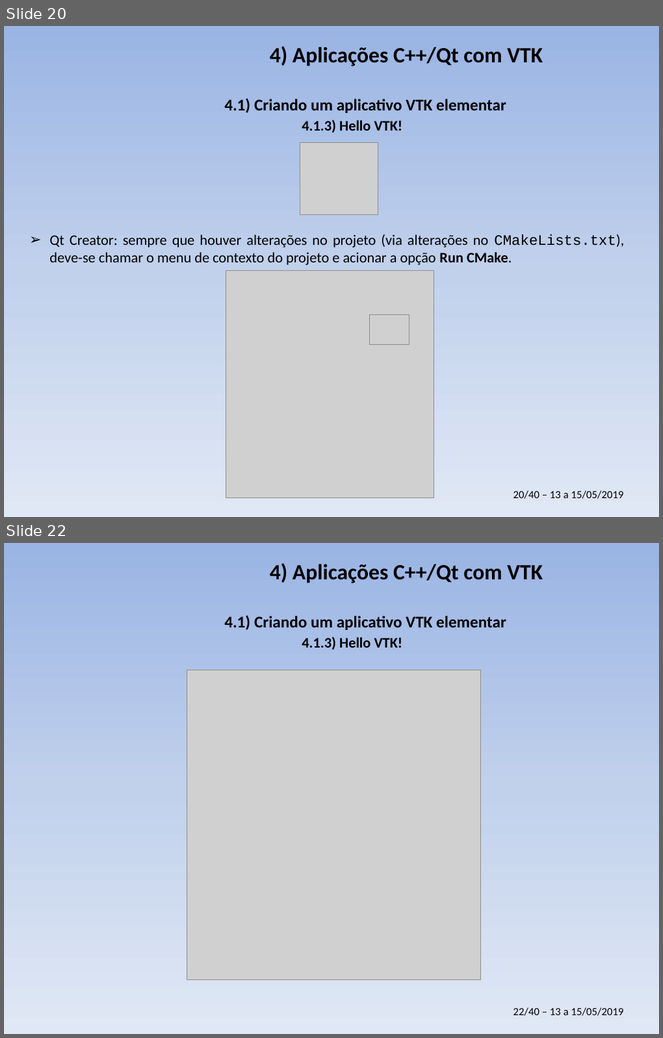
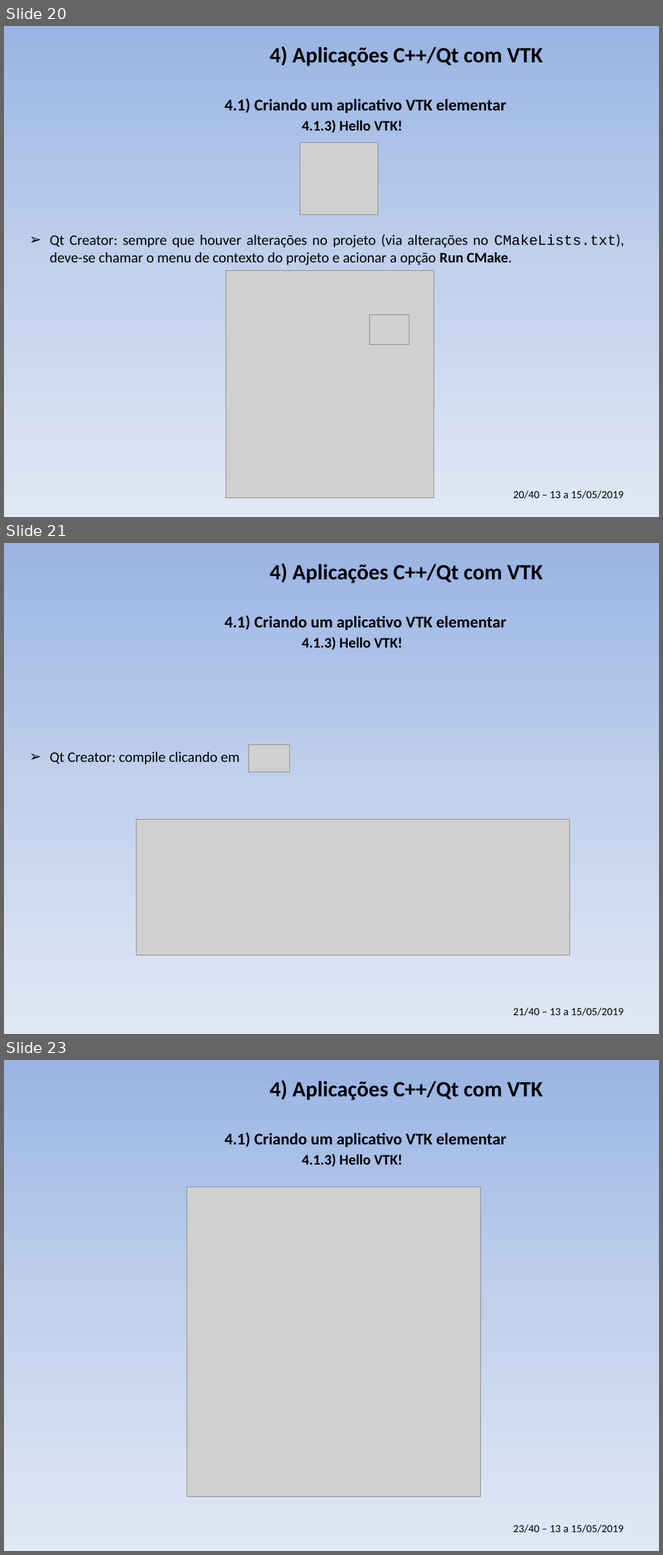
Before and after one commit to PauloCarvalhoRJ/cursoVTKgeo, a slide deck: aulas_3dias/slides_3dias.pptx. Shown one above the other, each under a label of ours: slides 20 and 22 before the commit, slides 20, 21 and 23 after it; the slides between them are not shown. The pictures are 663x1038 and 663x1555 pixels, drawn with LibreOffice and Linux fonts; fonts in the diff are those of the drawing; grey boxes stand for pictures; background and template pictures are left out. Boxes give left, top, right and bottom in pixels: in the first picture for what was removed or moved away, otherwise in the second. Text is boxed around its words. In the diff, an @@ line names an element or a change of style, - is before the commit and + after.

```diff
--- a/aulas_3dias/slides_3dias.pptx
+++ b/aulas_3dias/slides_3dias.pptx
@@ slide 21 added at bbox=[4, 543, 659, 1034], background gradient #9AB5E4 to #C2D1ED to #E1E8F5; not listed: 1 template element that a slide beside it also shows @@
@@ title added at bbox=[270, 563, 543, 583], 24 pt, text #000000, bold @@
+4) Aplicações C++/Qt com VTK
@@ text added at bbox=[224, 615, 506, 630], 18 pt, text #000000, bold @@
+4.1) Criando um aplicativo VTK elementar
@@ text added at bbox=[302, 637, 403, 650], 16 pt, text #000000, bold @@
+4.1.3) Hello VTK!
@@ text added at bbox=[50, 752, 240, 765], 16 pt, text #000000 @@
+➢ Qt Creator: compile clicando em
@@ picture added at bbox=[249, 745, 289, 772] @@
@@ picture added at bbox=[137, 819, 570, 955] @@
@@ what was slide 22 is now slide 23 @@
@@ text at bbox=[514, 1525, 624, 1533]: text changed @@
-22/40 – 13 a 15/05/2019
+23/40 – 13 a 15/05/2019
```
Also in this commit, not shown: 1 slide changed, 1 other slide added.
